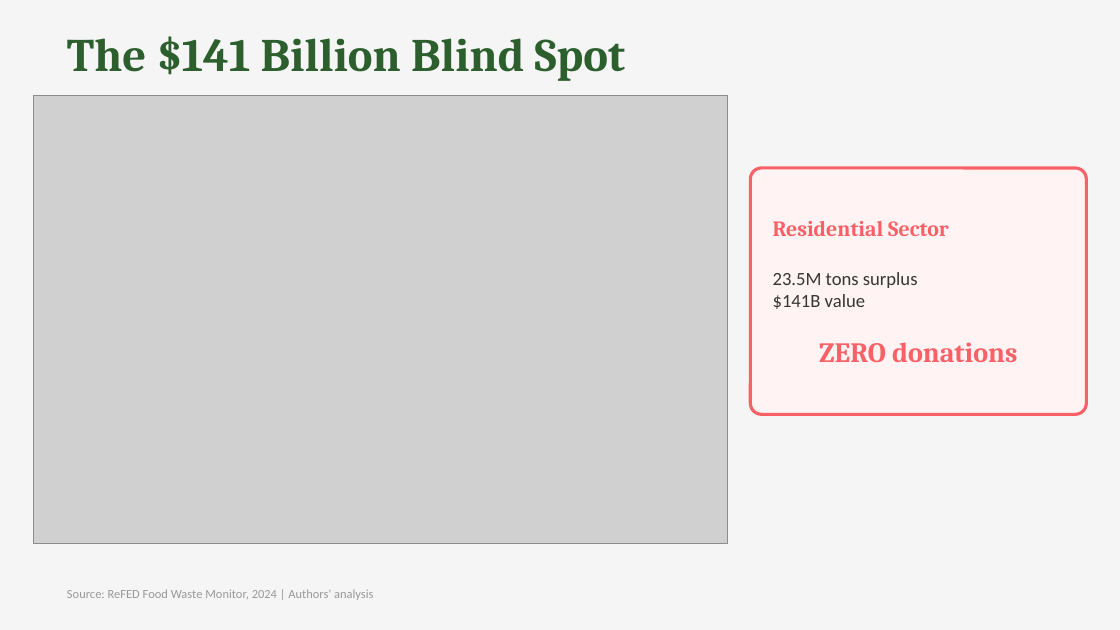
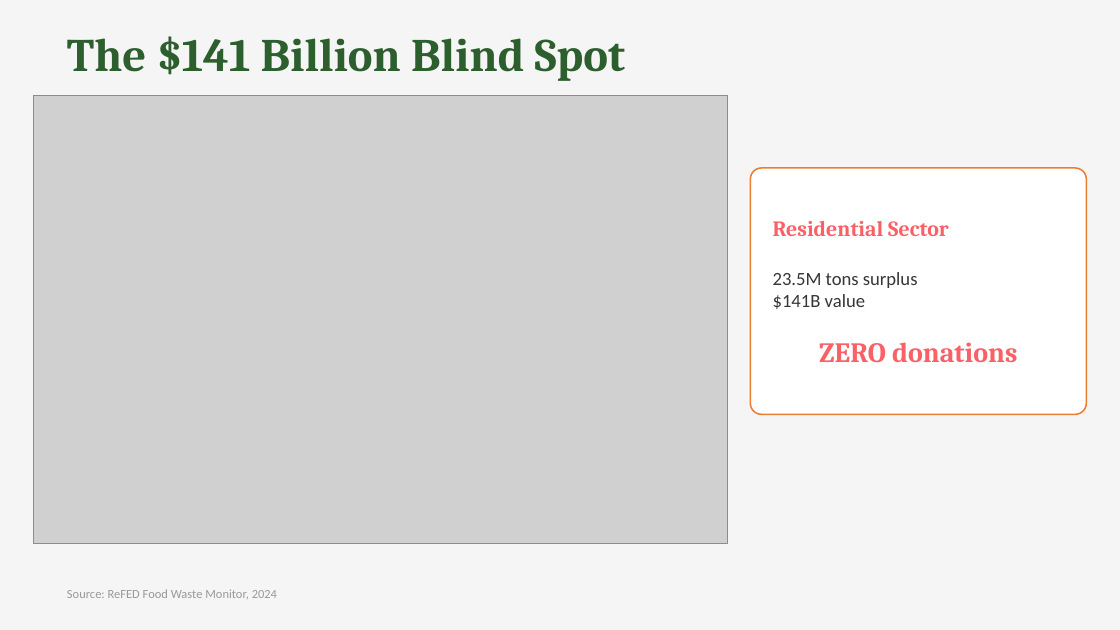
Before and after one commit to Asbetos/Datathon-Spring-2026, a slide deck: slide 7 of outputs/final/presentation.pptx. Drawn at 1120x630 pixels with LibreOffice and Linux fonts; fonts in the diff are those of the drawing; grey boxes stand for pictures. Boxes give left, top, right and bottom in pixels: in the first picture for what was removed or moved away, otherwise in the second. Text is boxed around its words. In the diff, an @@ line names an element or a change of style, - is before the commit and + after.

```diff
--- a/outputs/final/presentation.pptx
+++ b/outputs/final/presentation.pptx
@@ rounded rectangle at [750, 168, 1086, 414]: fill #FFF3F3 to #FFFFFF; outline #F96167 2 pt to #ED7D31 1 pt @@
@@ text at [67, 589, 277, 599]: text changed @@
-Source: ReFED Food Waste Monitor, 2024 | Authors' analysis
+Source: ReFED Food Waste Monitor, 2024
```
Also in this commit, not shown: 10 other slides changed.
